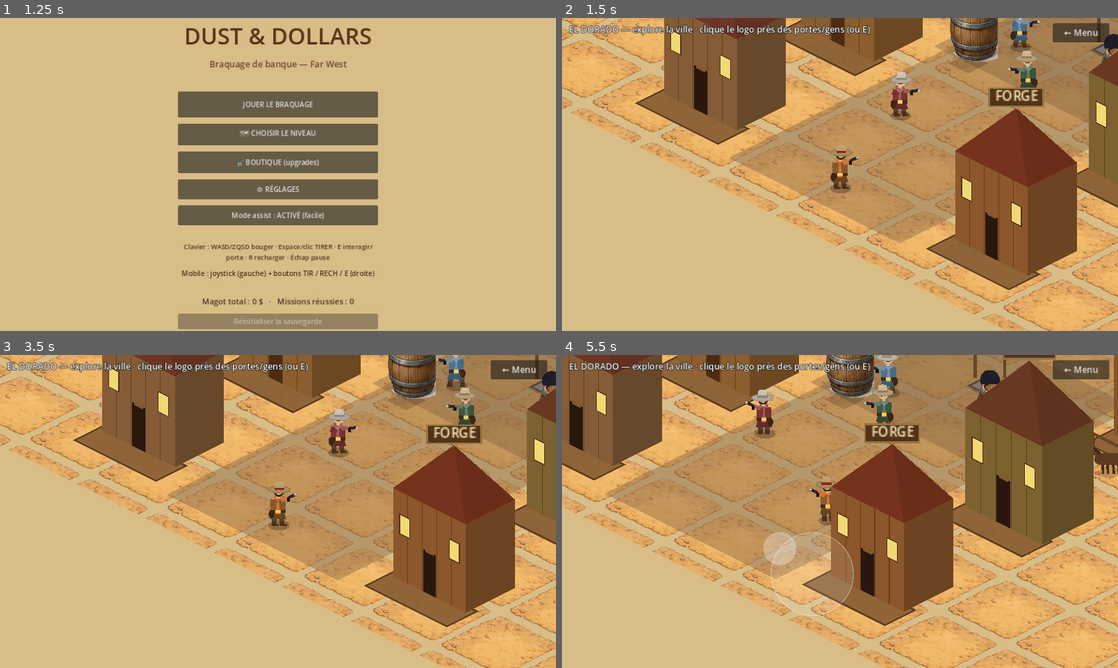
Above: before the commit, frames 1-4 (two rows, left to right).
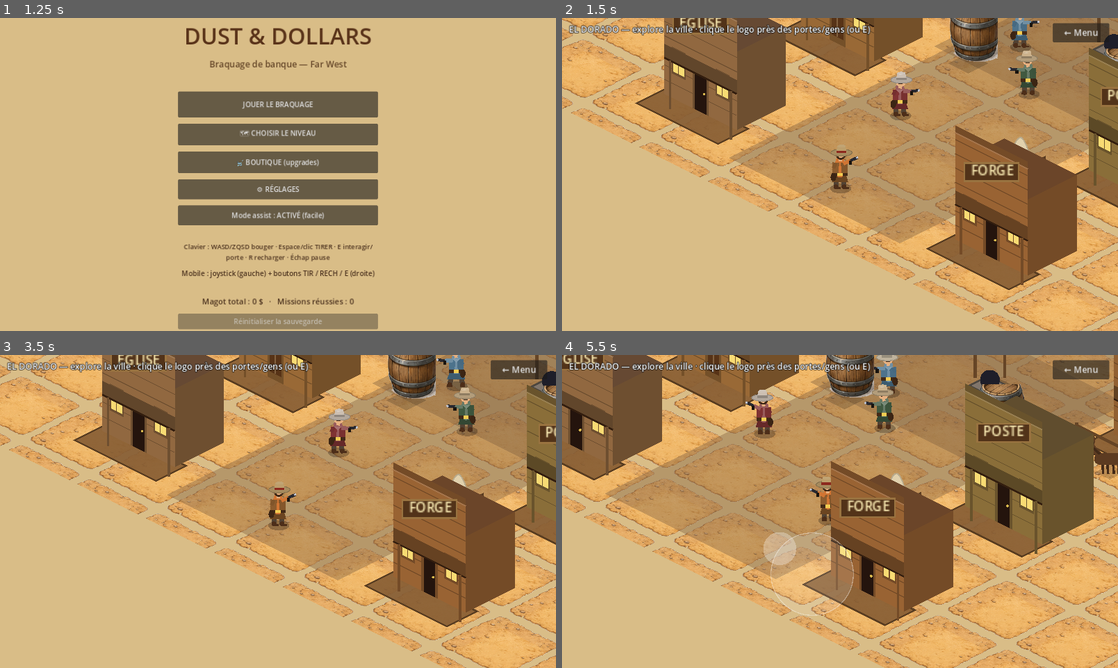
Above: after the commit, the same moments.

Repository: sebadiaz/Cowboys
Game: Godot game, scene res://scenes/Boot.tscn
The game is run twice, just before and just after one commit, with the same random seed, the same clock (stepped at 60 frames per second) and the same inputs.
Inputs (mouse positions are in pixels of both pictures, inside the frame that each line leads up to):
- Up to frame 1 (1.25 s): tap Enter at 0.5 s; move the mouse to (400, 158) at 0.52 s; hold D (move_right) from 0.53 s (still down); hold Space (fire) from 0.53 s (still down); click (400, 158) at 0.67 s
- Up to frame 2 (1.5 s): release D (move_right) at 1.25 s; release Space (fire) at 1.25 s; click "JOUER LE BRAQUAGE" at 1.25 s
- Up to frame 3 (3.5 s): click "← Menu" at 2 s; click "JOUER LE BRAQUAGE" at 2.75 s
- Up to frame 4 (5.5 s): drag from (728, 527) to (812, 574) at 3.52 s; move the mouse to (895, 442) at 4.27 s; hold D (move_right) 4.28-5 s; hold Space (fire) 4.28-5 s; drag from (812, 574) to (673, 464) at 5.02 s

Frame 1 is identical in both runs. In frame 2, 7.1% of the frame differs, in the area x 18-100%, y 0-86%; in frame 3, 7.1%; in frame 4, 10%, in the area x 0-100%, y 0-85%.

Commit message:
Batiments retravailles en vraies devantures western (false-front)
Retour: les boites generiques 'ne ressemblaient a rien'. Refonte du rendu des
batiments en DEVANTURE western typique (boomtown false-front):
- fausse facade plate haute avec corniche (le look Far West)
- corps en volume derriere (cote + toit plat)
- bardage horizontal
- fenetres a carreaux eclairees (cadre + meneaux)
- porte (battante de saloon si entrable, sinon poignee)
- AUVENT sur 2 poteaux au-dessus de l'entree
- enseigne sur la facade
Base de la geometrie = empreinte de collision exacte (inchangee).
Helpers _window/_door ; _face_quad prend desormais up unitaire + hauteurs en px.

Verifie: parse 0 erreur; captures (commerces ECURIE/DOCTEUR/POSTE/FORGE/HOTEL/
SHERIF avec facades, auvents, fenetres, enseignes, volume); export Web OK.

Diff:
--- a/scripts/town.gd
+++ b/scripts/town.gd
@@ -619,53 +619,82 @@
 	draw_circle(head + Vector2(-2, -1), 1.0, Color(0.05, 0.04, 0.03))   # œil
 
 
-## Bâtiment dessiné en VOLUME iso (boîte 3D) : sa base = exactement l'empreinte
-## de collision. Murs + planches + porte + fenêtres + toit en pointe + enseigne.
+## Bâtiment western "false front" (devanture plate haute typique du Far West) :
+## corps en volume + fausse façade + bardage + fenêtres à carreaux + porte +
+## auvent sur poteaux + enseigne. Base = empreinte de collision exacte.
 func _draw_building(b: Dictionary) -> void:
 	var fr: Rect2 = b["foot"]
 	var tint: Color = b["tint"]
-	var wall := _tinted(Color(0.55, 0.38, 0.21), tint)
-	var wall_h: float = clampf(float(b["h"]) * 0.58, 95.0, 175.0)
-	var roof_h: float = wall_h * 0.55
-	var up := Vector2(0, -wall_h)
+	var wood := _tinted(Color(0.60, 0.43, 0.25), tint)
+	var wood_d := wood.darkened(0.24)
+	var U := Vector2(0, -1)                         # vecteur "vers le haut" (1 px)
+	var wall_h: float = clampf(float(b["h"]) * 0.5, 82.0, 130.0)
+	var false_h: float = wall_h + 46.0
 	var b0 := Iso.project(fr.position)
 	var b1 := Iso.project(Vector2(fr.end.x, fr.position.y))
 	var b2 := Iso.project(fr.end)
 	var b3 := Iso.project(Vector2(fr.position.x, fr.end.y))
-	# Ombre au sol sur l'empreinte.
-	draw_colored_polygon(PackedVector2Array([b0, b1, b2, b3]), Color(0, 0, 0, 0.14))
-	# Faces visibles (est = b1-b2, sud = b3-b2).
-	draw_colored_polygon(PackedVector2Array([b1, b2, b2 + up, b1 + up]), wall.darkened(0.22))
-	draw_colored_polygon(PackedVector2Array([b3, b2, b2 + up, b3 + up]), wall)
-	# Planches verticales (texture) sur la façade sud.
-	for u in [0.2, 0.4, 0.6, 0.8]:
-		var pl := b3.lerp(b2, u)
-		draw_line(pl, pl + up, wall.darkened(0.3), 1.0)
-	# Porte (façade sud) — plus chaude si le bâtiment est entrable.
-	var door := Color(0.30, 0.17, 0.07) if b["enter"] != "" else Color(0.16, 0.09, 0.05)
-	_face_quad(b3, b2, up, 0.41, 0.59, 0.0, 0.48, door)
-	_face_quad(b3, b2, up, 0.44, 0.56, 0.46, 0.5, Color(0.5, 0.35, 0.18))  # linteau
-	# Fenêtres éclairées.
-	for wx in [0.16, 0.84]:
-		_face_quad(b3, b2, up, wx - 0.07, wx + 0.07, 0.52, 0.74, Color(0.95, 0.85, 0.45))
-		_face_quad(b3, b2, up, wx - 0.07, wx + 0.07, 0.52, 0.74, Color(0.3, 0.2, 0.1), false)
-	# Toit en pointe (hip roof) vers un apex central.
-	var t0 := b0 + up
-	var t1 := b1 + up
-	var t2 := b2 + up
-	var t3 := b3 + up
-	var apex := (t0 + t1 + t2 + t3) * 0.25 + Vector2(0, -roof_h)
-	var roof := _tinted(Color(0.46, 0.22, 0.14), tint)
-	draw_colored_polygon(PackedVector2Array([t0, t1, apex]), roof.darkened(0.3))   # nord
-	draw_colored_polygon(PackedVector2Array([t0, t3, apex]), roof.darkened(0.18))  # ouest
-	draw_colored_polygon(PackedVector2Array([t1, t2, apex]), roof.darkened(0.1))   # est
-	draw_colored_polygon(PackedVector2Array([t3, t2, apex]), roof)                 # sud
-	# Enseigne au-dessus du toit.
-	_sign(apex + Vector2(0, -12), b["label"])
-
-
-## Dessine un quad sur une face verticale paramétrée (L,R = base, up = montée).
-## u: position horizontale 0..1 ; v: hauteur 0..1. `filled` false = contour.
+	var fL := b3                                    # façade sud (face caméra)
+	var fR := b2
+	# Ombre.
+	draw_colored_polygon(PackedVector2Array([b0, b1, b2, b3]), Color(0, 0, 0, 0.16))
+	# Corps : côté est + toit plat (vus derrière la fausse façade).
+	draw_colored_polygon(PackedVector2Array([b1, b2, b2 + U * wall_h, b1 + U * wall_h]), wood_d)
+	draw_colored_polygon(PackedVector2Array([
+		b0 + U * wall_h, b1 + U * wall_h, b2 + U * wall_h, b3 + U * wall_h]),
+		_tinted(Color(0.42, 0.30, 0.20), tint))
+	# Fausse façade plate (le look western).
+	draw_colored_polygon(PackedVector2Array([fL, fR, fR + U * false_h, fL + U * false_h]), wood)
+	# Corniche en haut.
+	draw_colored_polygon(PackedVector2Array([
+		fL + U * (false_h - 9), fR + U * (false_h - 9), fR + U * false_h, fL + U * false_h]), wood_d)
+	draw_line(fL + U * (false_h - 9), fR + U * (false_h - 9), wood.lightened(0.12), 1.5)
+	# Bardage horizontal.
+	for k in range(1, 8):
+		var yy := false_h * float(k) / 8.0
+		draw_line(fL + U * yy, fR + U * yy, wood_d, 1.0)
+	# Fenêtres à carreaux, éclairées.
+	for wx in [0.2, 0.8]:
+		_window(fL, fR, U, wx, wall_h * 0.34, wall_h * 0.62, wood_d)
+	# Porte (battante si le bâtiment est entrable).
+	_door(fL, fR, U, wall_h, wood_d, b["enter"] != "")
+	# Auvent sur 2 poteaux.
+	var av := wall_h * 0.64
+	var out := Vector2(0, 17)
+	draw_colored_polygon(PackedVector2Array([
+		fL + U * av, fR + U * av, fR + U * av + out, fL + U * av + out]), wood_d.darkened(0.12))
+	draw_line(fL + U * av + out, fR + U * av + out, Color(0.2, 0.12, 0.06), 2.0)
+	for pu in [0.08, 0.92]:
+		var pf := fL.lerp(fR, pu)
+		draw_line(pf + U * av + out, pf + out + Vector2(0, -2), wood_d, 3.0)
+	# Enseigne sur la fausse façade, au-dessus de l'auvent.
+	_sign((fL + fR) * 0.5 + U * (av + (false_h - av) * 0.55), b["label"])
+
+
+## Fenêtre à 4 carreaux (cadre + vitre + meneaux).
+func _window(L: Vector2, R: Vector2, U: Vector2, u: float, v0: float, v1: float, frame: Color) -> void:
+	_face_quad(L, R, U, u - 0.095, u + 0.095, v0 - 3, v1 + 3, frame)
+	_face_quad(L, R, U, u - 0.075, u + 0.075, v0, v1, Color(0.97, 0.86, 0.45))
+	var mv := (v0 + v1) * 0.5
+	draw_line(L.lerp(R, u) + U * v0, L.lerp(R, u) + U * v1, frame, 1.0)
+	draw_line(L.lerp(R, u - 0.075) + U * mv, L.lerp(R, u + 0.075) + U * mv, frame, 1.0)
+
+
+## Porte (cadre + vantail). Si entrable : double porte battante de saloon.
+func _door(L: Vector2, R: Vector2, U: Vector2, wall_h: float, frame: Color, swing: bool) -> void:
+	var dv := wall_h * 0.5
+	_face_quad(L, R, U, 0.39, 0.61, 0.0, dv + 2, frame)
+	var col := Color(0.34, 0.20, 0.09) if swing else Color(0.14, 0.08, 0.05)
+	_face_quad(L, R, U, 0.42, 0.58, 0.0, dv, col)
+	if swing:
+		draw_line(L.lerp(R, 0.5) + U * (dv * 0.18), L.lerp(R, 0.5) + U * dv, frame.lightened(0.1), 1.5)
+		_face_quad(L, R, U, 0.42, 0.58, 0.0, dv * 0.16, frame)  # battant bas
+	else:
+		draw_circle(L.lerp(R, 0.55) + U * (dv * 0.5), 1.6, Color(0.85, 0.72, 0.3))
+
+
+## Dessine un quad sur une face verticale paramétrée (L,R = base, up unitaire).
+## u: position horizontale 0..1 ; v: hauteur en pixels. `filled` false = contour.
 func _face_quad(L: Vector2, R: Vector2, up: Vector2, u0: float, u1: float,
 		v0: float, v1: float, col: Color, filled := true) -> void:
 	var q := PackedVector2Array([
